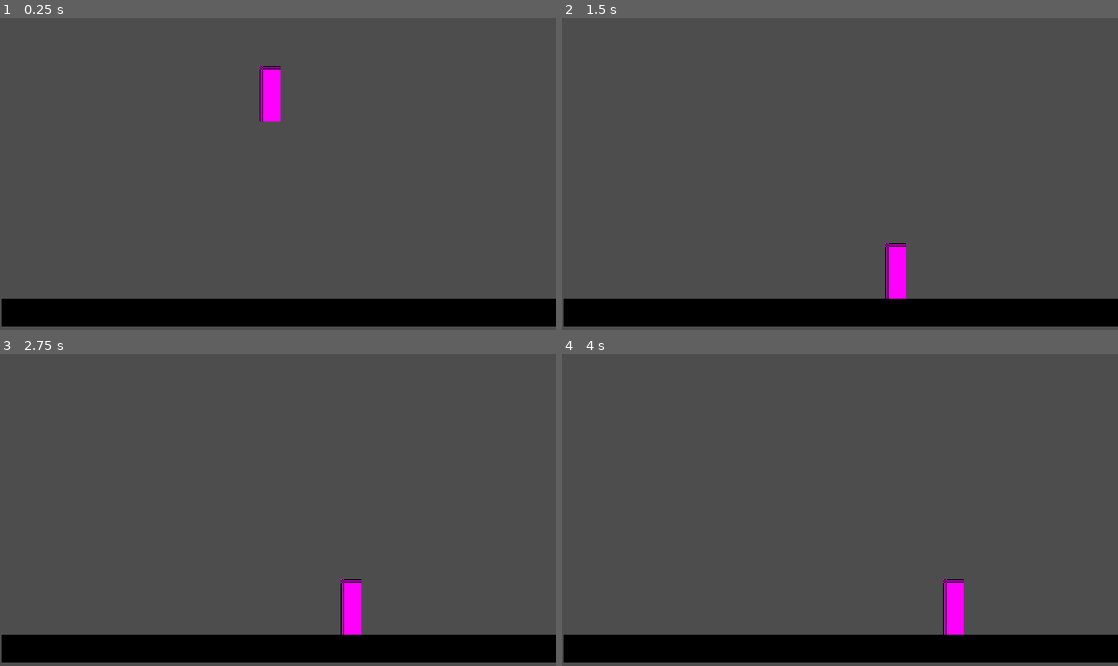
Above: before the commit, frames 1-4 (two rows, left to right).
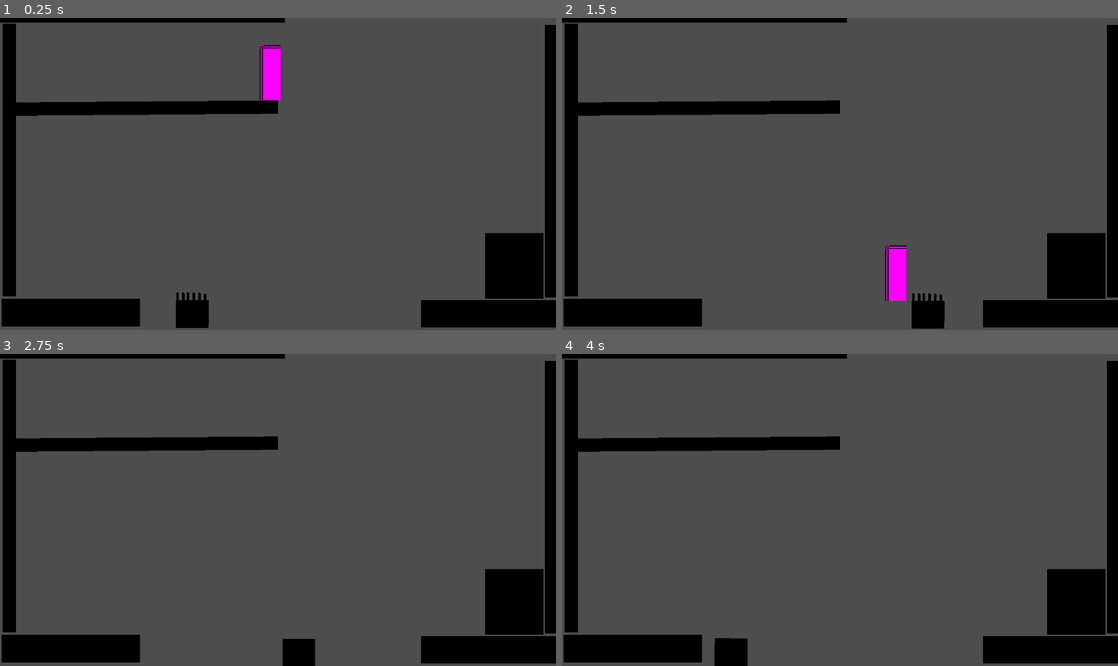
Above: after the commit, the same moments.

Repository: MalwareTheWolf/Glitch-Desync
Game: Godot game, scene res://Playground.tscn
The game is run twice, just before and just after one commit, with the same random seed, the same clock (stepped at 60 frames per second) and the same inputs.
Inputs:
- Up to frame 1 (0.25 s): no input
- Up to frame 2 (1.5 s): hold Right (right) 0.53-1.28 s; hold Left (left) from 1.28 s (still down)
- Up to frame 3 (2.75 s): release Left (left) at 2.03 s; hold Right (right) from 2.03 s (still down)
- Up to frame 4 (4 s): release Right (right) at 3.53 s; hold Left (left) from 3.53 s (still down)

The runs differ from the first frame. In frame 1, 14% of the frame differs, in the area x 0-100%, y 0-100%; in frame 2, 13%; in frame 3, 14%; in frame 4, 14%.

Commit message:
Assignment for week 2

Diff:
--- /dev/null
+++ b/PathFollow.gd
@@ -0,0 +1,13 @@
+extends PathFollow2D
+
+@export var move_speed: float = 120.0
+
+var direction: int = 1
+
+func _process(delta):
+	progress += move_speed * direction * delta
+
+	if progress_ratio >= 1.0:
+		direction = -1
+	elif progress_ratio <= 0.0:
+		direction = 1
--- a/Playground.tscn
+++ b/Playground.tscn
@@ -1,6 +1,7 @@
-[gd_scene load_steps=5 format=3 uid="uid://c17y6ssgxsqjh"]
+[gd_scene load_steps=9 format=3 uid="uid://c17y6ssgxsqjh"]
 
 [ext_resource type="PackedScene" uid="uid://cea1jp1i8qfma" path="res://player/player.tscn" id="1_80c3a"]
+[ext_resource type="Script" uid="uid://2tdu30ykhe11" path="res://PathFollow.gd" id="2_d17em"]
 
 [sub_resource type="Gradient" id="Gradient_3invt"]
 
@@ -13,11 +14,23 @@
 [sub_resource type="RectangleShape2D" id="RectangleShape2D_d17em"]
 size = Vector2(441.5, 64)
 
+[sub_resource type="Curve2D" id="Curve2D_d17em"]
+_data = {
+"points": PackedVector2Array(0, 0, 0, 0, -187, 1, 0, 0, 0, 0, 42, 2, 0, 0, 0, 0, -189, 1)
+}
+point_count = 3
+
+[sub_resource type="Gradient" id="Gradient_46faf"]
+
+[sub_resource type="GradientTexture2D" id="GradientTexture2D_threo"]
+gradient = SubResource("Gradient_46faf")
+fill_from = Vector2(0.9579439, 0.037383176)
+
 [node name="Playground" type="Node2D"]
 
 [node name="Sprite2D" type="Sprite2D" parent="."]
-position = Vector2(241, 255)
-scale = Vector2(7.4843745, 0.375)
+position = Vector2(61.250015, 255)
+scale = Vector2(1.8671874, 0.375)
 texture = SubResource("GradientTexture2D_80c3a")
 
 [node name="StaticBody2D" type="StaticBody2D" parent="Sprite2D"]
@@ -25,8 +38,175 @@
 scale = Vector2(0.14479637, 1)
 
 [node name="CollisionShape2D" type="CollisionShape2D" parent="Sprite2D/StaticBody2D"]
+position = Vector2(45.75, 0)
+shape = SubResource("RectangleShape2D_d17em")
+
+[node name="CollisionShape2D2" type="CollisionShape2D" parent="Sprite2D/StaticBody2D"]
+position = Vector2(45.75, 0)
+shape = SubResource("RectangleShape2D_d17em")
+
+[node name="Sprite2D7" type="Sprite2D" parent="."]
+position = Vector2(423, 256)
+scale = Vector2(1.8671874, 0.375)
+texture = SubResource("GradientTexture2D_80c3a")
+
+[node name="StaticBody2D" type="StaticBody2D" parent="Sprite2D7"]
+position = Vector2(-6.5158367, 0)
+scale = Vector2(0.14479637, 1)
+
+[node name="CollisionShape2D" type="CollisionShape2D" parent="Sprite2D7/StaticBody2D"]
+position = Vector2(45.75, 0)
+shape = SubResource("RectangleShape2D_d17em")
+
+[node name="CollisionShape2D2" type="CollisionShape2D" parent="Sprite2D7/StaticBody2D"]
+position = Vector2(45.75, 0)
+shape = SubResource("RectangleShape2D_d17em")
+
+[node name="Sprite2D5" type="Sprite2D" parent="."]
+position = Vector2(122.75, -8)
+scale = Vector2(3.851563, 0.375)
+texture = SubResource("GradientTexture2D_80c3a")
+
+[node name="StaticBody2D" type="StaticBody2D" parent="Sprite2D5"]
+position = Vector2(-6.5158367, 0)
+scale = Vector2(0.14479637, 1)
+
+[node name="CollisionShape2D" type="CollisionShape2D" parent="Sprite2D5/StaticBody2D"]
+position = Vector2(45.75, 0)
+shape = SubResource("RectangleShape2D_d17em")
+
+[node name="CollisionShape2D2" type="CollisionShape2D" parent="Sprite2D5/StaticBody2D"]
+position = Vector2(45.75, 0)
+shape = SubResource("RectangleShape2D_d17em")
+
+[node name="Sprite2D2" type="Sprite2D" parent="."]
+position = Vector2(7.9999847, 123)
+scale = Vector2(0.17968737, 3.6874998)
+texture = SubResource("GradientTexture2D_80c3a")
+
+[node name="StaticBody2D" type="StaticBody2D" parent="Sprite2D2"]
+position = Vector2(-6.5158367, 0)
+scale = Vector2(0.14479637, 1)
+
+[node name="CollisionShape2D" type="CollisionShape2D" parent="Sprite2D2/StaticBody2D"]
+position = Vector2(45.75, 0)
+shape = SubResource("RectangleShape2D_d17em")
+
+[node name="CollisionShape2D2" type="CollisionShape2D" parent="Sprite2D2/StaticBody2D"]
+position = Vector2(45.75, 0)
+shape = SubResource("RectangleShape2D_d17em")
+
+[node name="Sprite2D8" type="Sprite2D" parent="."]
+position = Vector2(121.999985, 78)
+rotation = 1.5633337
+scale = Vector2(0.17968737, 3.6874998)
+texture = SubResource("GradientTexture2D_80c3a")
+
+[node name="StaticBody2D" type="StaticBody2D" parent="Sprite2D8"]
+position = Vector2(-6.5158367, 0)
+scale = Vector2(0.14479637, 1)
+
+[node name="CollisionShape2D" type="CollisionShape2D" parent="Sprite2D8/StaticBody2D"]
+position = Vector2(45.75, 0)
+shape = SubResource("RectangleShape2D_d17em")
+
+[node name="CollisionShape2D2" type="CollisionShape2D" parent="Sprite2D8/StaticBody2D"]
+position = Vector2(45.75, 0)
+shape = SubResource("RectangleShape2D_d17em")
+
+[node name="Sprite2D3" type="Sprite2D" parent="."]
+position = Vector2(476, 124)
+scale = Vector2(0.17968737, 3.6874998)
+texture = SubResource("GradientTexture2D_80c3a")
+
+[node name="StaticBody2D" type="StaticBody2D" parent="Sprite2D3"]
+position = Vector2(-6.5158367, 0)
+scale = Vector2(0.14479637, 1)
+
+[node name="CollisionShape2D" type="CollisionShape2D" parent="Sprite2D3/StaticBody2D"]
+position = Vector2(45.75, 0)
+shape = SubResource("RectangleShape2D_d17em")
+
+[node name="CollisionShape2D2" type="CollisionShape2D" parent="Sprite2D3/StaticBody2D"]
+position = Vector2(45.75, 0)
+shape = SubResource("RectangleShape2D_d17em")
+
+[node name="Sprite2D4" type="Sprite2D" parent="."]
+position = Vector2(444.1875, 214.5)
+scale = Vector2(0.78710926, 0.89062494)
+texture = SubResource("GradientTexture2D_80c3a")
+
+[node name="StaticBody2D" type="StaticBody2D" parent="Sprite2D4"]
+position = Vector2(-6.5158367, 0)
+scale = Vector2(0.14479637, 1)
+
+[node name="CollisionShape2D" type="CollisionShape2D" parent="Sprite2D4/StaticBody2D"]
+position = Vector2(45.75, 0)
+shape = SubResource("RectangleShape2D_d17em")
+
+[node name="CollisionShape2D2" type="CollisionShape2D" parent="Sprite2D4/StaticBody2D"]
 position = Vector2(45.75, 0)
 shape = SubResource("RectangleShape2D_d17em")
 
 [node name="Player" parent="." instance=ExtResource("1_80c3a")]
 position = Vector2(233, 57)
+
+[node name="Path2D" type="Path2D" parent="."]
+position = Vector2(320, 256)
+curve = SubResource("Curve2D_d17em")
+
+[node name="PathFollow2D" type="PathFollow2D" parent="Path2D"]
+position = Vector2(-187, 1)
+rotation = 0.0043667844
+loop = false
+script = ExtResource("2_d17em")
+
+[node name="Sprite2D6" type="Sprite2D" parent="Path2D/PathFollow2D"]
+position = Vector2(3, -1)
+scale = Vector2(0.44216704, 0.375)
+texture = SubResource("GradientTexture2D_80c3a")
+
+[node name="StaticBody2D" type="StaticBody2D" parent="Path2D/PathFollow2D/Sprite2D6"]
+position = Vector2(-6.5158367, 0)
+scale = Vector2(0.14479637, 1)
+
+[node name="CollisionShape2D" type="CollisionShape2D" parent="Path2D/PathFollow2D/Sprite2D6/StaticBody2D"]
+position = Vector2(45.75, 0)
+shape = SubResource("RectangleShape2D_d17em")
+
+[node name="CollisionShape2D2" type="CollisionShape2D" parent="Path2D/PathFollow2D/Sprite2D6/StaticBody2D"]
+position = Vector2(45.750122, 0)
+scale = Vector2(1.0000001, 1.0000001)
+shape = SubResource("RectangleShape2D_d17em")
+
+[node name="spiketop" type="Sprite2D" parent="Path2D/PathFollow2D/Sprite2D6"]
+position = Vector2(-29.062878, -39.999985)
+scale = Vector2(0.07595189, 0.29166603)
+texture = SubResource("GradientTexture2D_threo")
+
+[node name="spiketop2" type="Sprite2D" parent="Path2D/PathFollow2D/Sprite2D6"]
+position = Vector2(-17.754932, -39.999985)
+scale = Vector2(0.07595189, 0.29166603)
+texture = SubResource("GradientTexture2D_threo")
+
+[node name="spiketop3" type="Sprite2D" parent="Path2D/PathFollow2D/Sprite2D6"]
+position = Vector2(-8.708577, -39.999985)
+scale = Vector2(0.07595189, 0.29166603)
+texture = SubResource("GradientTexture2D_threo")
+
+[node name="spiketop4" type="Sprite2D" parent="Path2D/PathFollow2D/Sprite2D6"]
+position = Vector2(2.5993671, -39.999985)
+scale = Vector2(0.07595189, 0.29166603)
+texture = SubResource("GradientTexture2D_threo")
+
+[node name="spiketop5" type="Sprite2D" parent="Path2D/PathFollow2D/Sprite2D6"]
+position = Vector2(13.907311, -39.999985)
+scale = Vector2(0.07595189, 0.29166603)
+texture = SubResource("GradientTexture2D_threo")
+
+[node name="spiketop6" type="Sprite2D" parent="Path2D/PathFollow2D/Sprite2D6"]
+position = Vector2(25.215256, -37.333317)
+scale = Vector2(0.07595189, 0.29166603)
+texture = SubResource("GradientTexture2D_threo")
+
+[node name="spikebottom" type="Sprite2D" parent="Path2D/PathFollow2D/Sprite2D6"]
--- a/player/states/00_player_state.gd
+++ b/player/states/00_player_state.gd
@@ -1,11 +1 @@
-extends Node
-
-
-# Called when the node enters the scene tree for the first time.
-func _ready() -> void:
-	pass # Replace with function body.
-
-
-# Called every frame. 'delta' is the elapsed time since the previous frame.
-func _process(delta: float) -> void:
-	pass
+class_name PlayerState extends Node
Not shown, added: PathFollow.gd.uid
